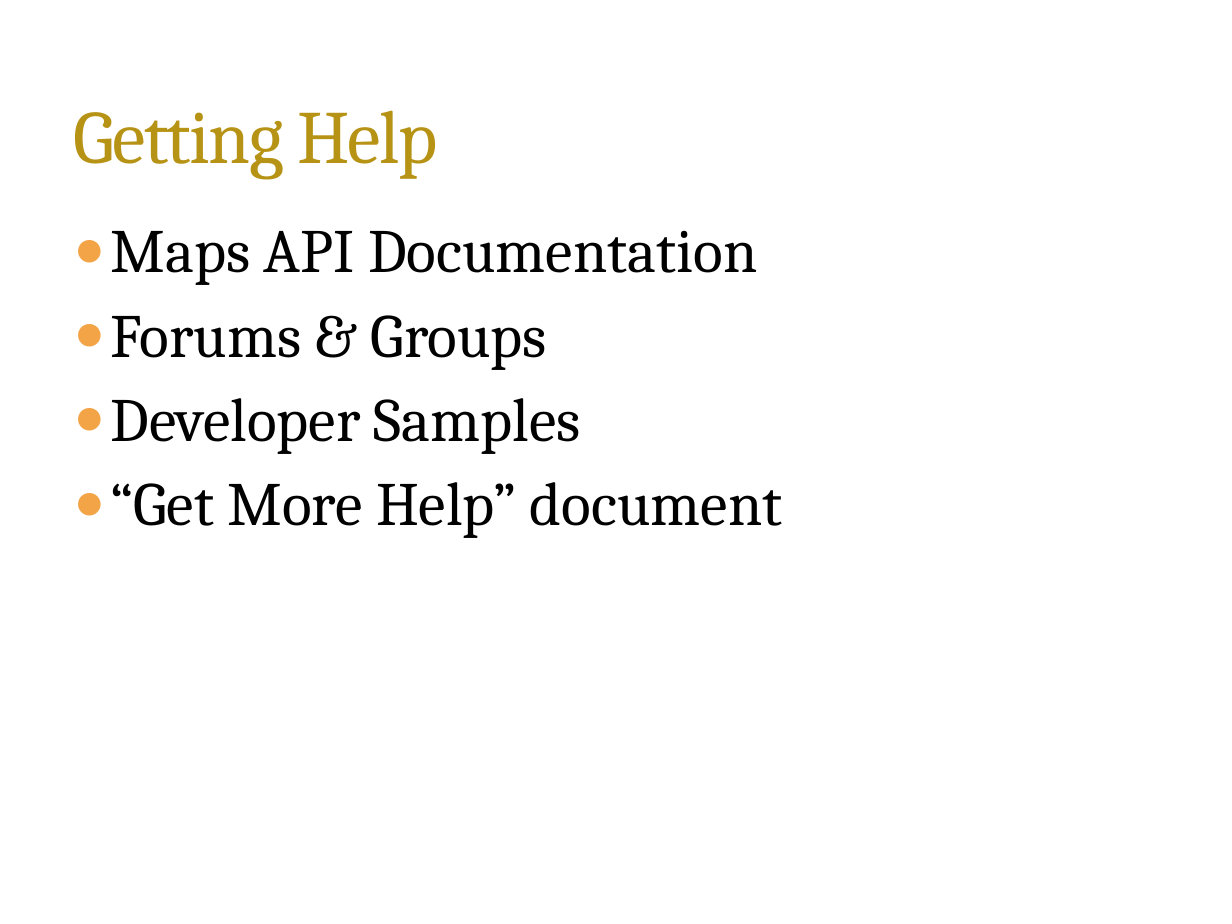
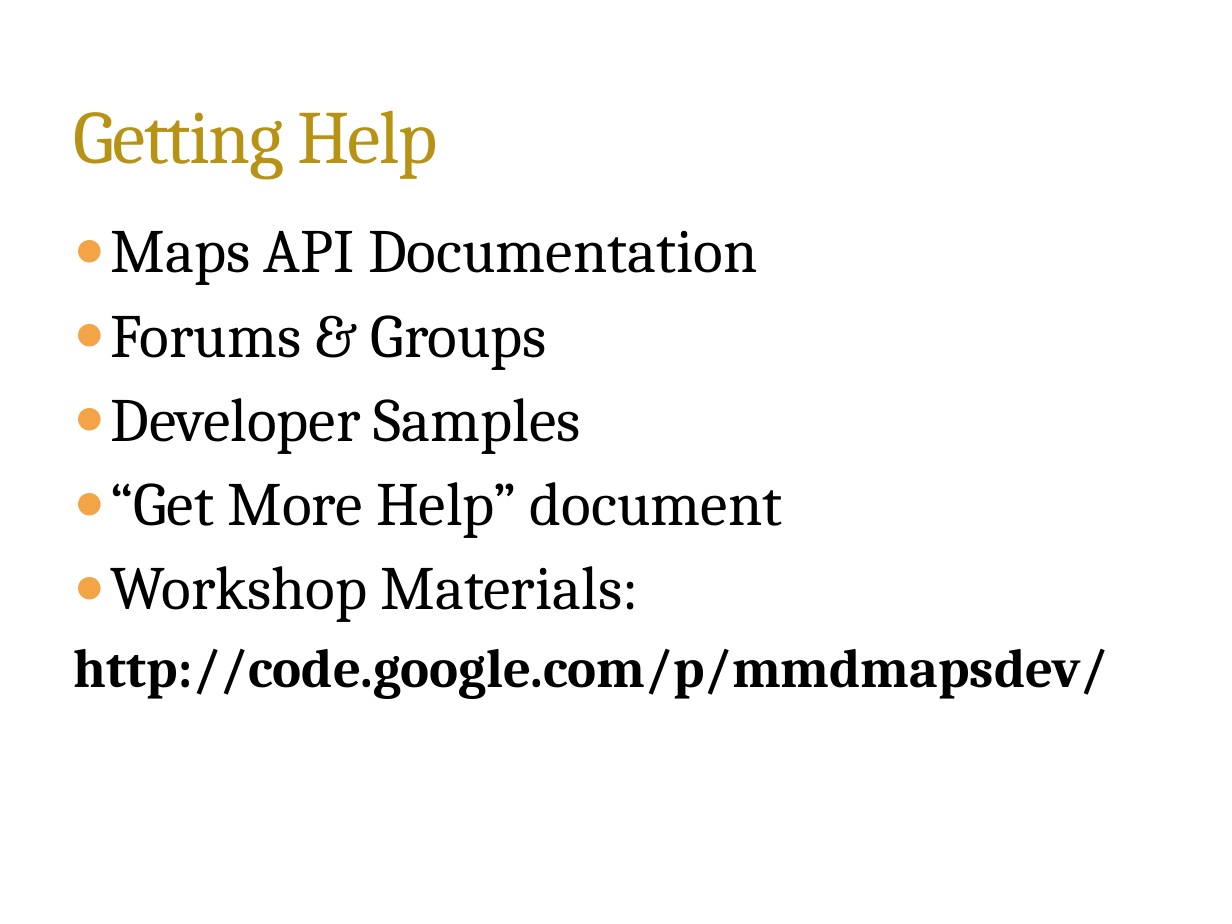
Before and after one commit to mmdolbow/mmdmapsdev, a slide deck: slide 3 of Wrapup.pptx. Drawn at 1232x924 pixels with LibreOffice and Linux fonts; fonts in the diff are those of the drawing; background and template pictures are left out. Boxes give left, top, right and bottom in pixels: in the first picture for what was removed or moved away, otherwise in the second. Text is boxed around its words. In the diff, an @@ line names an element or a change of style, - is before the commit and + after.

Commit message:
Reference to Google Code hosting in Wrapup.pptx

```diff
--- a/Wrapup.pptx
+++ b/Wrapup.pptx
@@ text at (74,566,1109,699): paragraphs added @@
+● Workshop Materials:
+http://code.google.com/p/mmdmapsdev/
```
